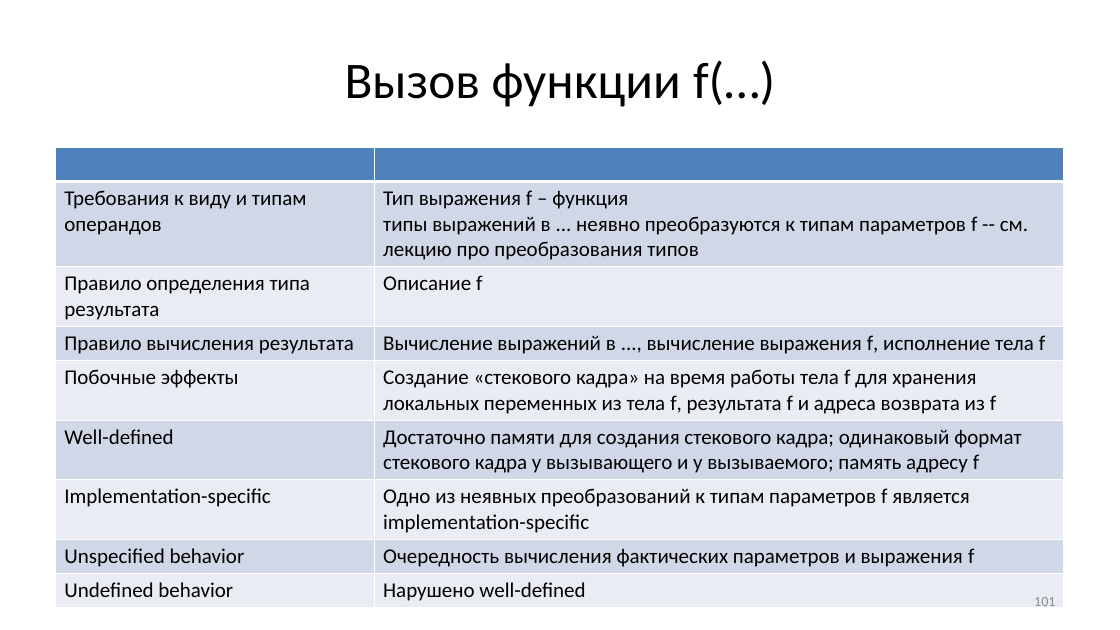
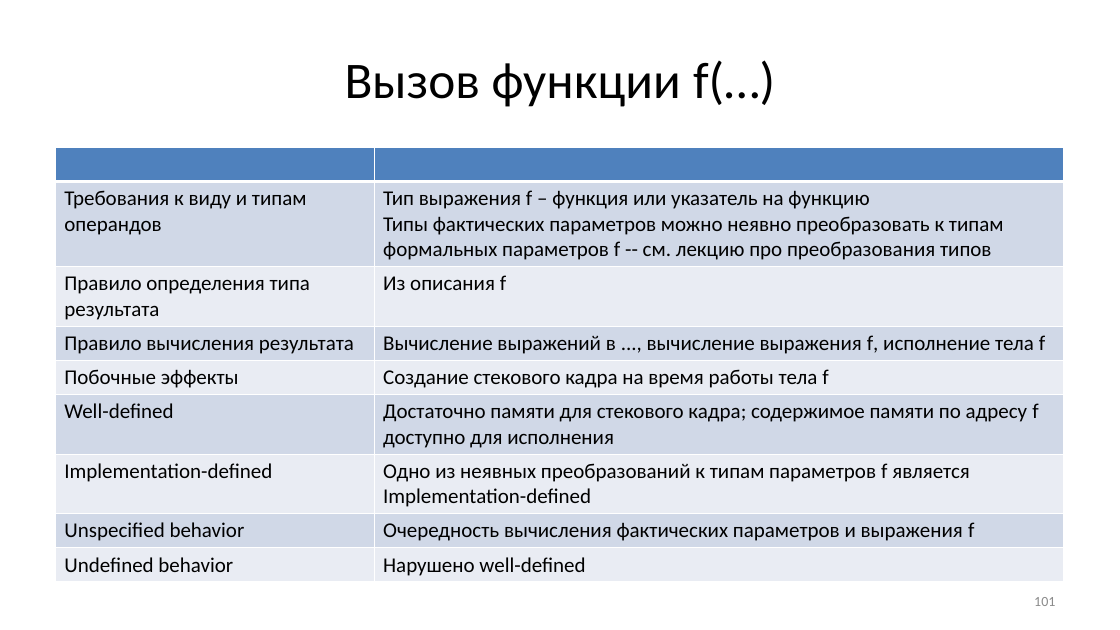
Before and after one commit to Evgueni-Petrov-aka-espetrov/Algorithms-and-Programming-in-C-pptx, a slide deck: slide 101 of 04 Выражения.pptx. Drawn at 1120x630 pixels with LibreOffice and Linux fonts; fonts in the diff are those of the drawing. Boxes give left, top, right and bottom in pixels: in the first picture for what was removed or moved away, otherwise in the second. Text is boxed around its words. In the diff, an @@ line names an element or a change of style, - is before the commit and + after.

Commit message:
упростил и уточнил описание операций

```diff
--- a/04 Выражения.pptx
+++ b/04 Выражения.pptx
@@ table at <box>56,147,1065,580</box> @@
-row 2, column 2: Тип выражения f – функция / типы выражений в ... неявно преобразуются к типам параметров f -- см. лекцию про преобразования типов
+row 2, column 2: Тип выражения f – функция или указатель на функцию / Типы фактических параметров можно неявно преобразовать к типам формальных параметров f -- см. лекцию про преобразования типов
-row 3, column 2: Описание f
+row 3, column 2: Из описания f
-row 5, column 2: Создание «стекового кадра» на время работы тела f для хранения локальных переменных из тела f, результата f и адреса возврата из f
+row 5, column 2: Создание стекового кадра на время работы тела f
-row 6, column 2: Достаточно памяти для создания стекового кадра; одинаковый формат стекового кадра у вызывающего и у вызываемого; память адресу f
+row 6, column 2: Достаточно памяти для стекового кадра; содержимое памяти по адресу f доступно для исполнения
-row 7, column 1: Implementation-specific
+row 7, column 1: Implementation-defined
-row 7, column 2: Одно из неявных преобразований к типам параметров f является implementation-specific
+row 7, column 2: Одно из неявных преобразований к типам параметров f является Implementation-defined
```
Also in this commit, not shown: 26 other slides changed.
